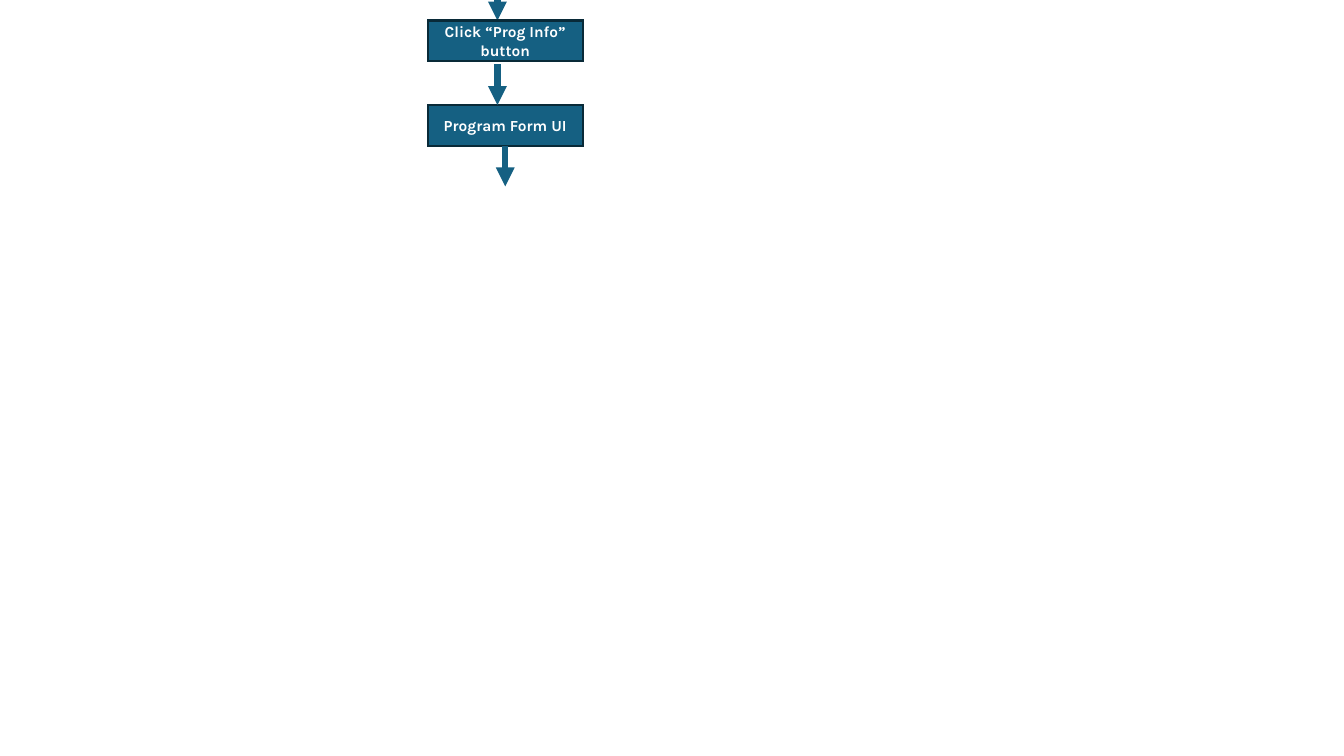
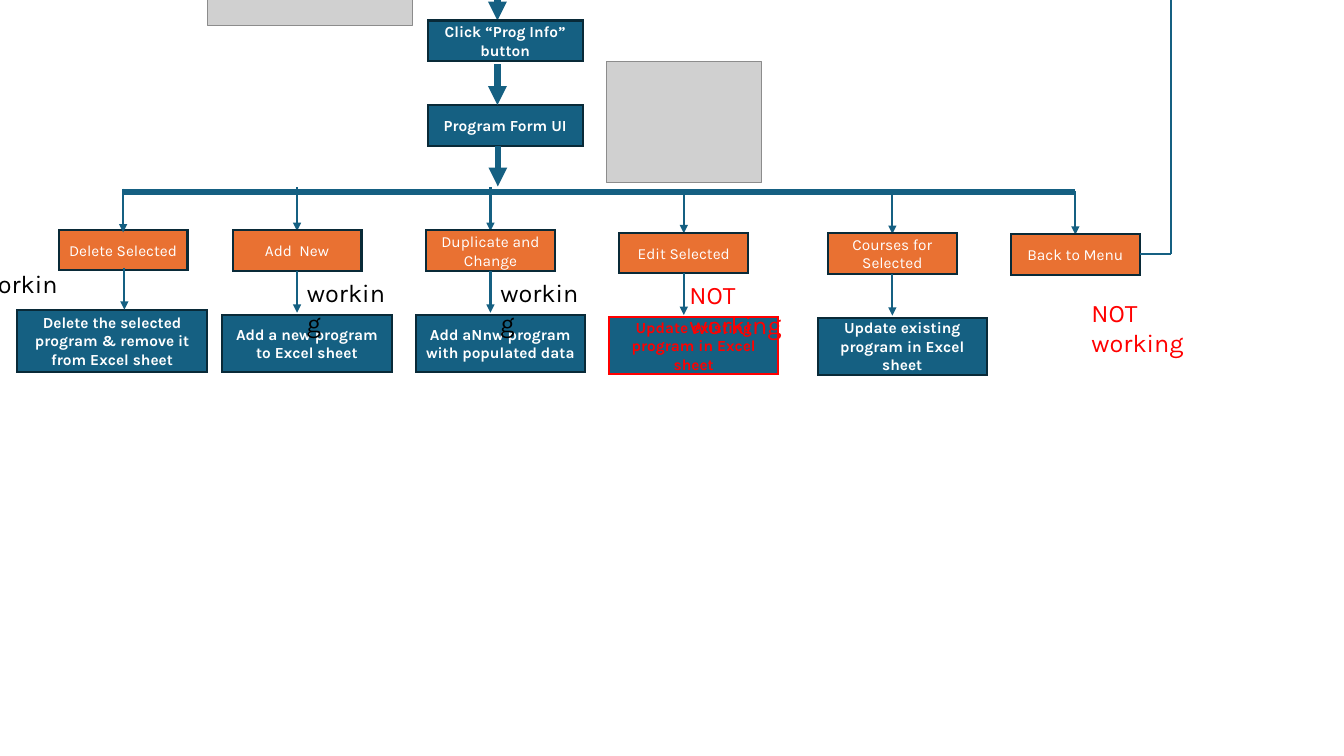
Before and after one commit to danieldangnz/BAP-2025, a slide deck: slide 7 of 2-DESIGN/Software Analysis.pptx (slide 2 before the commit). Drawn at 1344x756 pixels with LibreOffice and Linux fonts; fonts in the diff are those of the drawing; grey boxes stand for pictures. Boxes give left, top, right and bottom in pixels: in the first picture for what was removed or moved away, otherwise in the second. Text is boxed around its words. In the diff, an @@ line names an element or a change of style, - is before the commit and + after.

```diff
--- a/2-DESIGN/Software Analysis.pptx
+++ b/2-DESIGN/Software Analysis.pptx
@@ picture added at [208, 0, 412, 25] @@
@@ line added from (1172, 254) to (1172, 0), #156082 1.5 pt @@
@@ picture added at [607, 62, 762, 184] @@
@@ arrow moved from (505, 145) - (505, 187) to (498, 146) - (498, 187) @@
@@ line added from (123, 193) to (1076, 193), #156082 4.5 pt @@
@@ arrow added from (123, 189) to (123, 233), #156082 1.5 pt @@
@@ arrow added from (297, 188) to (297, 231), #156082 1.5 pt @@
@@ arrow added from (491, 188) to (491, 231), #156082 1.5 pt @@
@@ arrow added from (684, 190) to (684, 233), #156082 1.5 pt @@
@@ arrow added from (892, 191) to (892, 234), #156082 1.5 pt @@
@@ arrow added from (1076, 191) to (1076, 235), #156082 1.5 pt @@
@@ rectangle added at [58, 230, 188, 270], fill #E97132, outline #092A39 1.5 pt, 11 pt, text #FFFFFF @@
+Delete Selected
@@ rectangle added at [233, 230, 362, 270], fill #E97132, outline #092A39 1.5 pt, 11 pt, text #FFFFFF @@
+Add New
@@ rectangle added at [426, 230, 556, 270], fill #E97132, outline #092A39 1.5 pt, 11 pt, text #FFFFFF @@
+Duplicate and Change
@@ rectangle added at [619, 233, 748, 273], fill #E97132, outline #092A39 1.5 pt, 11 pt, text #FFFFFF @@
+Edit Selected
@@ rectangle added at [828, 233, 957, 273], fill #E97132, outline #092A39 1.5 pt, 11 pt, text #FFFFFF @@
+Courses for Selected
@@ rectangle added at [1011, 234, 1140, 274], fill #E97132, outline #092A39 1.5 pt, 11 pt, text #FFFFFF @@
+Back to Menu
@@ text added at [0, 264, 76, 304], 18 pt, text #000000 @@
+working
@@ arrow added from (124, 268) to (124, 310), #156082 1.5 pt @@
@@ line added from (1140, 254) to (1172, 254), #156082 1.5 pt @@
@@ arrow added from (297, 271) to (297, 313), #156082 1.5 pt @@
@@ arrow added from (491, 271) to (491, 313), #156082 1.5 pt @@
@@ text added at [491, 272, 597, 313], 18 pt, text #000000 @@
+working
@@ arrow added from (684, 273) to (684, 316), #156082 1.5 pt @@
@@ text added at [689, 288, 1183, 358], 18 pt, text #FF0000 @@
+NOT working
@@ arrow added from (892, 274) to (892, 316), #156082 1.5 pt @@
@@ rectangle added at [17, 310, 207, 372], fill #156082, outline #092A39 1.5 pt, 11 pt, text #FFFFFF, bold @@
+Delete the selected program & remove it from Excel sheet
@@ rectangle added at [223, 316, 392, 372], fill #156082, outline #092A39 1.5 pt, 11 pt, text #FFFFFF, bold @@
+Add a new program to Excel sheet
@@ rectangle added at [415, 316, 585, 372], fill #156082, outline #092A39 1.5 pt, 11 pt, text #FFFFFF, bold @@
+Add aNnw program with populated data
@@ rectangle added at [609, 318, 778, 374], fill #156082, outline #FF0000 1.5 pt, 11 pt, text #FF0000, bold @@
+Update existing program in Excel sheet
@@ text added at [689, 312, 781, 341], 18 pt, text #000000 @@
+working
@@ rectangle added at [818, 318, 987, 374], fill #156082, outline #092A39 1.5 pt, 11 pt, text #FFFFFF, bold @@
+Update existing program in Excel sheet
@@ text added at [1091, 306, 1137, 323], 18 pt, text #FF0000 @@
+NOT working
```
Also in this commit, not shown: 7 slides added.
